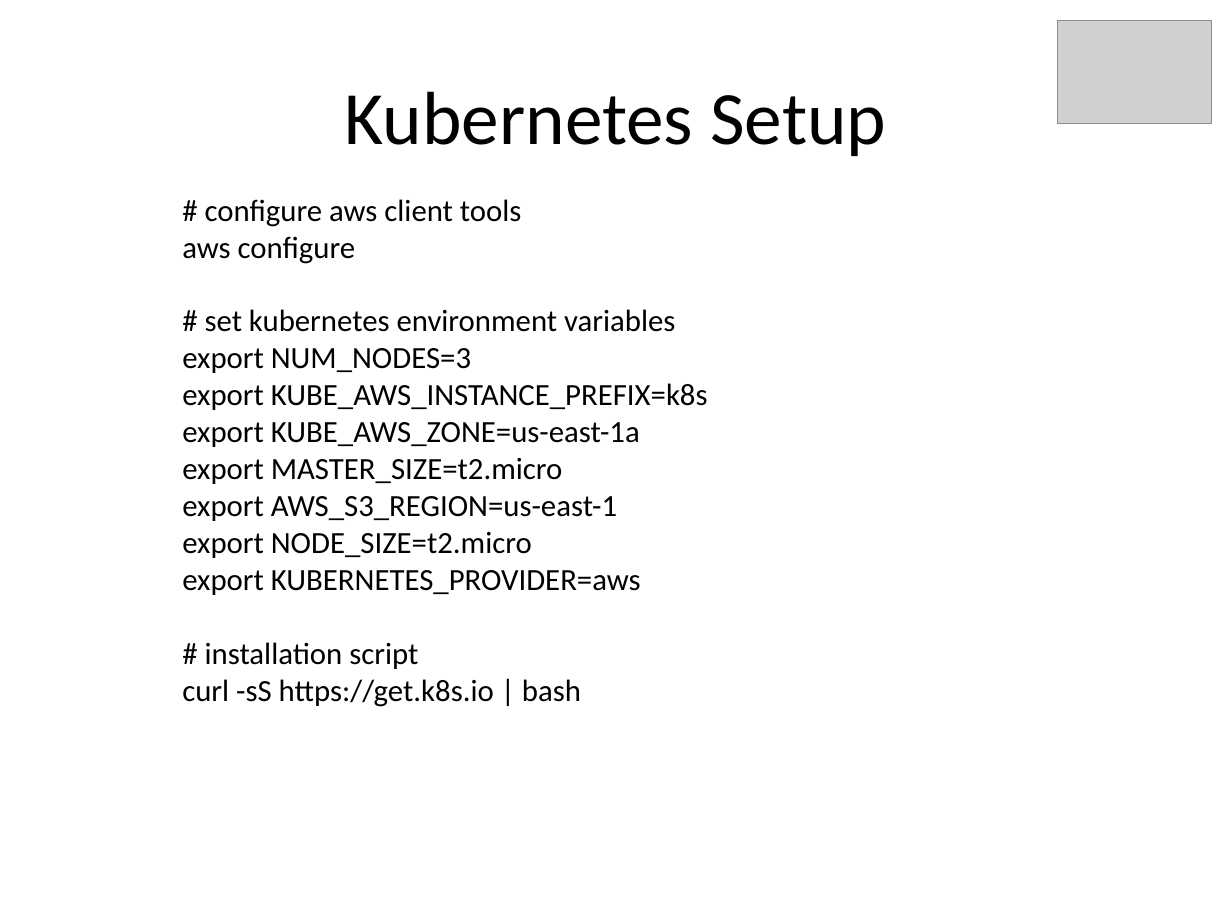
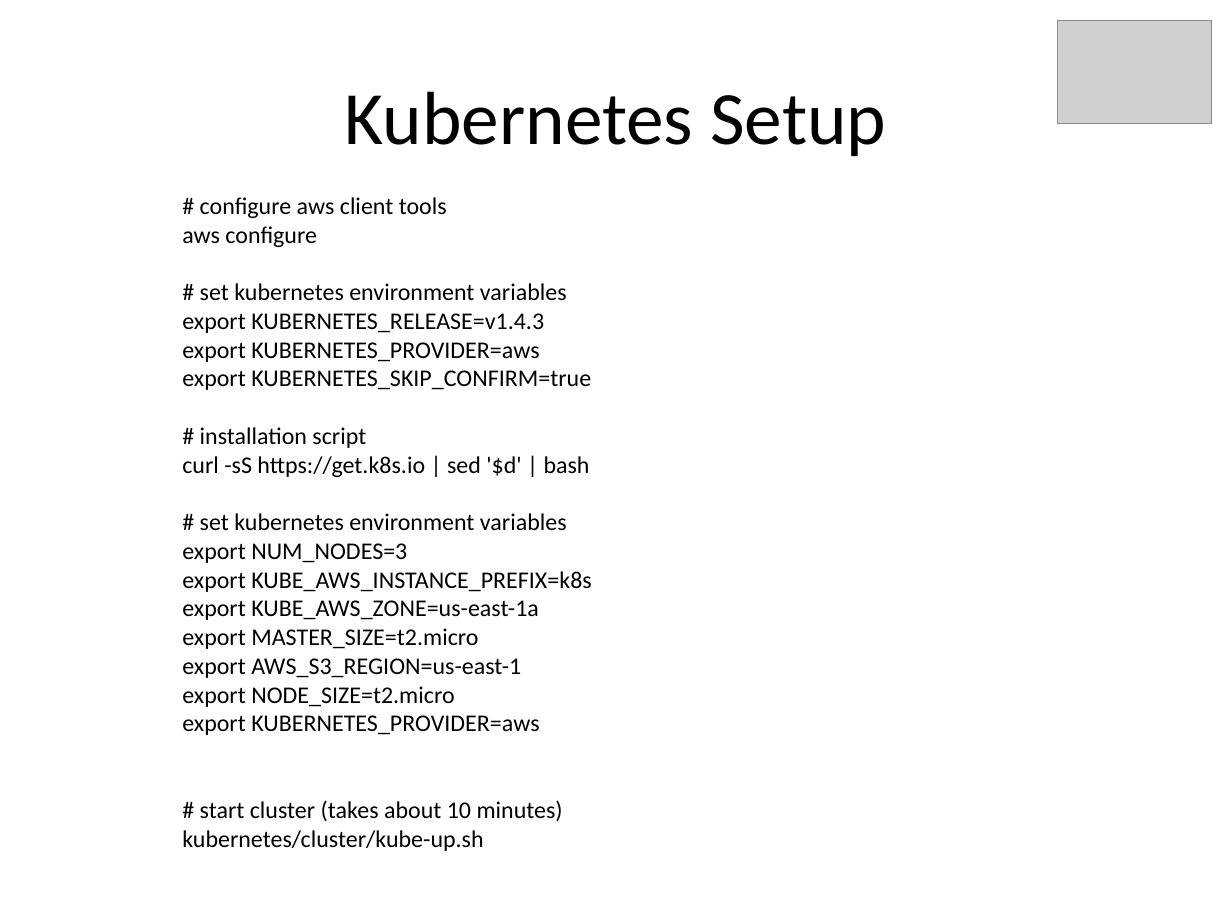
Before and after one commit to kskalvar/kubernetes-aws, a slide deck: slide 6 of docs/Kubernetes-on-AWS-QuickStart.pptx. Drawn at 1232x924 pixels with LibreOffice and Linux fonts; fonts in the diff are those of the drawing; grey boxes stand for pictures. Boxes give left, top, right and bottom in pixels: in the first picture for what was removed or moved away, otherwise in the second. Text is boxed around its words. In the diff, an @@ line names an element or a change of style, - is before the commit and + after.

```diff
--- a/docs/Kubernetes-on-AWS-QuickStart.pptx
+++ b/docs/Kubernetes-on-AWS-QuickStart.pptx
@@ text at [182,197,592,735]: size 18 to 14 pt in "# configure aws client tools", "aws configure", "# set kubernetes environment variables", "export NUM_NODES=3" and 6 more places @@
@@ text at [182,283,591,477]: paragraphs added @@
+# set kubernetes environment variables
+export KUBERNETES_RELEASE=v1.4.3
+export KUBERNETES_PROVIDER=aws
+export KUBERNETES_SKIP_CONFIRM=true
+# installation script
+curl -sS https://get.k8s.io | sed '$d' | bash
@@ text at [182,800,563,851]: text changed; size 18 to 14 pt @@
-# installation script
-curl -sS https://get.k8s.io | bash
+# start cluster (takes about 10 minutes)
+kubernetes/cluster/kube-up.sh
```
Also in this commit, not shown: 4 other slides changed, 3 other files.
